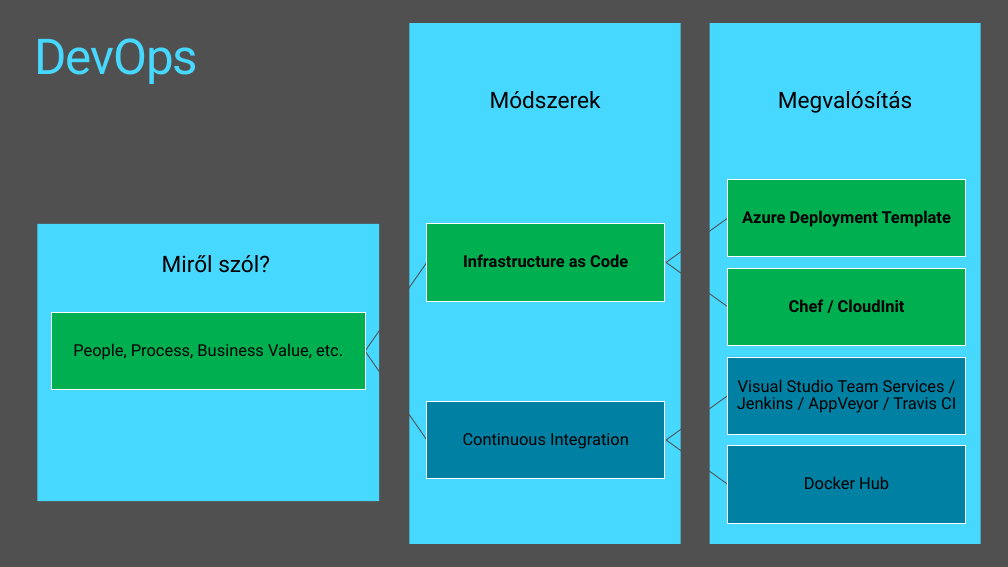
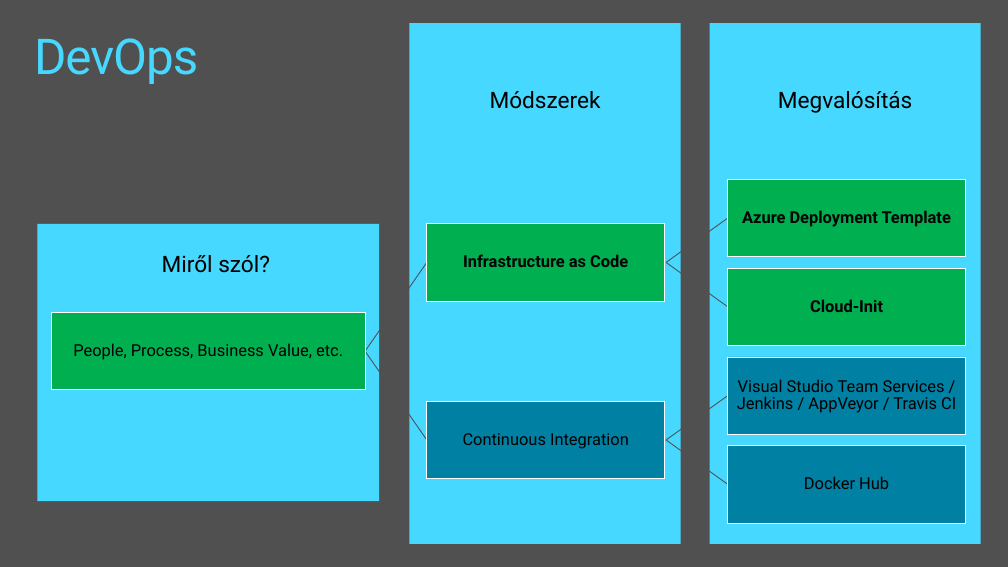
Before and after one commit to ITForumHungary/ITForum2016-DevOps, a slide deck: slide 3 of Session1-Introduction_to_DevOps-Infrastructure_as_Code/Presentation-Session1-Intro_to_DevOps-IaC.pptx (slide 4 before the commit). Drawn at 1008x567 pixels with LibreOffice and Linux fonts; fonts in the diff are those of the drawing; background and template pictures are left out. Boxes give left, top, right and bottom in pixels: in the first picture for what was removed or moved away, otherwise in the second. Text is boxed around its words. In the diff, an @@ line names an element or a change of style, - is before the commit and + after.

```diff
--- a/Session1-Introduction_to_DevOps-Infrastructure_as_Code/Presentation-Session1-Intro_to_DevOps-IaC.pptx
+++ b/Session1-Introduction_to_DevOps-Infrastructure_as_Code/Presentation-Session1-Intro_to_DevOps-IaC.pptx
@@ text at [810, 299, 883, 312]: text changed @@
-Chef / CloudInit
+Cloud-Init
```
Also in this commit, not shown: 2 other slides changed, 1 slide added, 5 slides removed.
